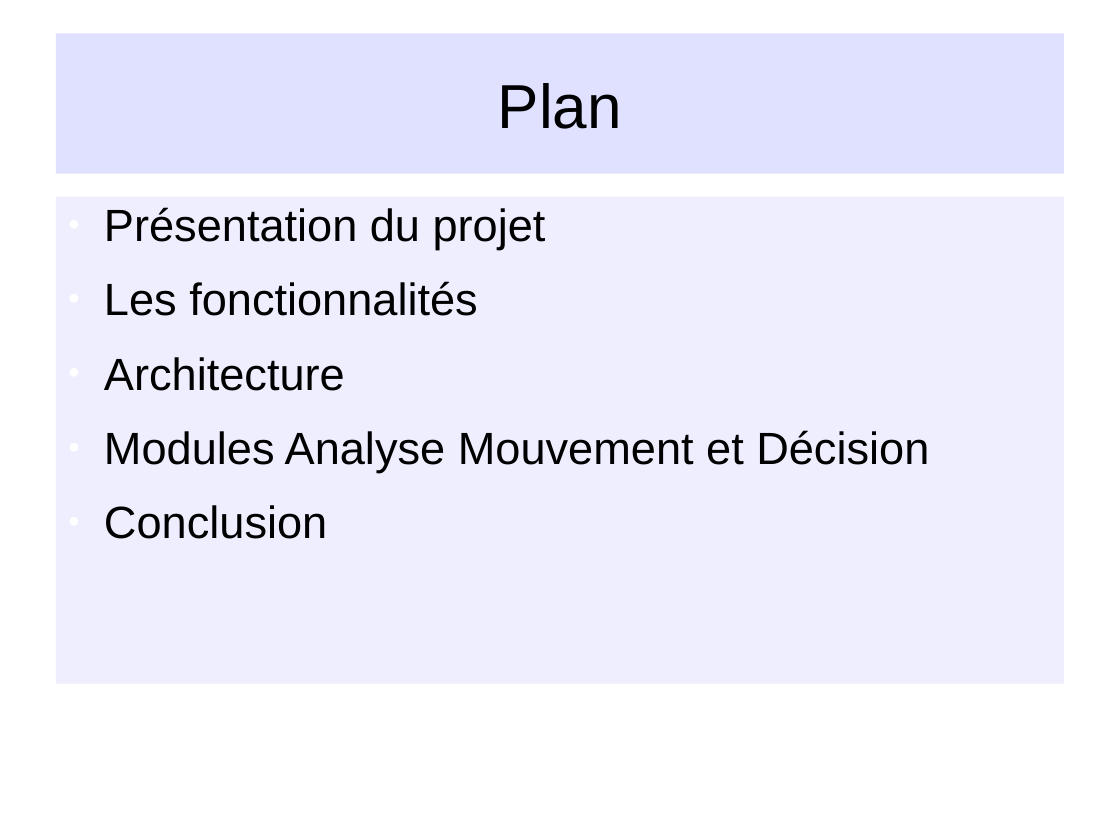
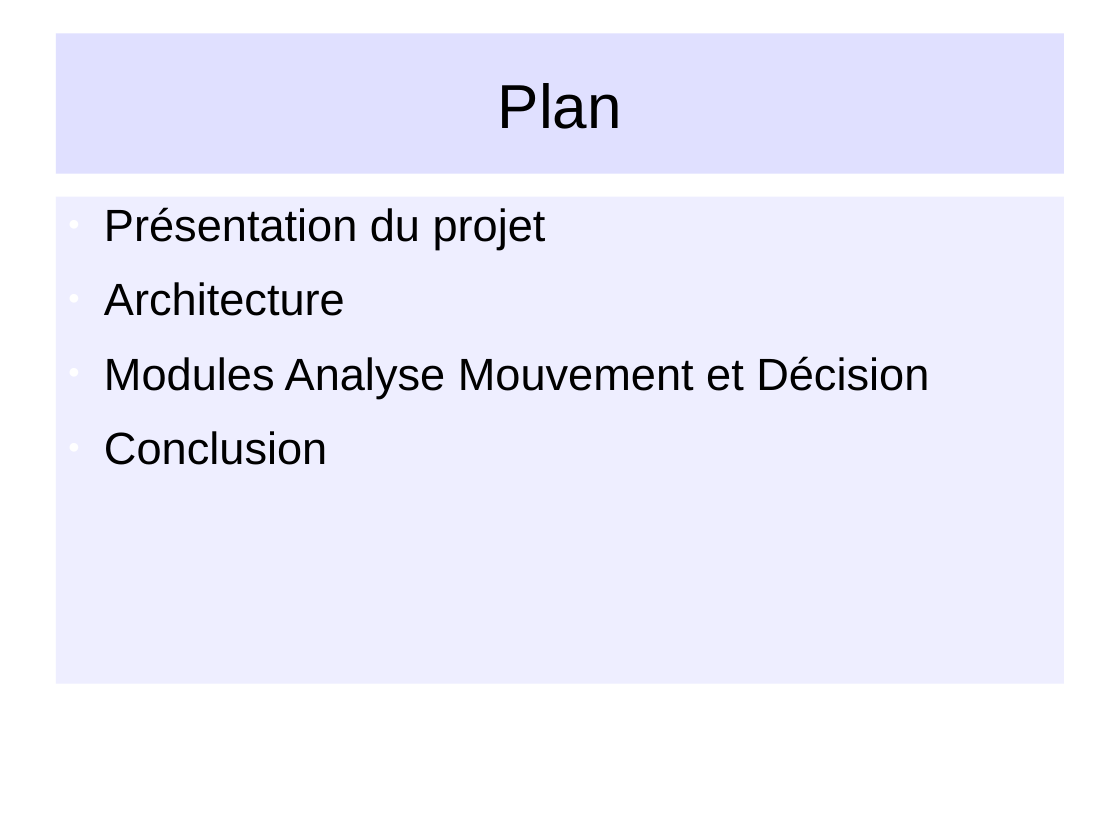
Before and after one commit to NesKaphe/nao-p7, a slide deck: slide 2 of documents/diaporama/diapo_nao.odp. Drawn at 1120x840 pixels with LibreOffice and Linux fonts; fonts in the diff are those of the drawing; background and template pictures are left out. Boxes give left, top, right and bottom in pixels: in the first picture for what was removed or moved away, otherwise in the second. Text is boxed around its words. In the diff, an @@ line names an element or a change of style, - is before the commit and + after.

```diff
--- a/documents/diaporama/diapo_nao.odp
+++ b/documents/diaporama/diapo_nao.odp
@@ text at box(104, 281, 478, 316): paragraph removed @@
-● Les fonctionnalités
```
Also in this commit, not shown: 1 other slide changed, 1 other file.
